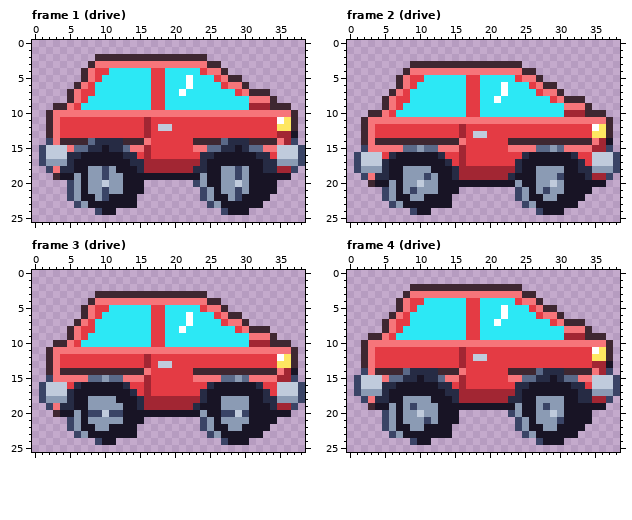
Edited in one commit: pixel-art file (art/ambient/ambient-car-hatchback@62.aseprite). The picture above was drawn from the file before the commit.
39x26 pixels, 4 frames. Shown: frame 1 (drive), frame 2 (drive), frame 3 (drive), frame 4 (drive). The old version is drawn lined up with the new one.
Now the later version:
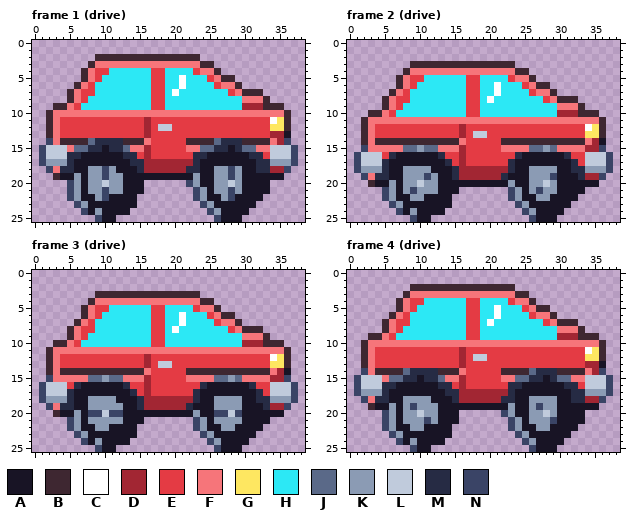
Palette (. is transparent): A #181425  B #3e2731  C #ffffff  D #a22633  E #e43b44  F #f6757a  G #fee761  H #2ce8f5  J #5a6988  K #8b9bb4  L #c0cbdc  M #262b44  N #3a4466
The edit:
whole drawing moved by +0,-1 (the old picture is shown already moved)
Frame 1 (drive):
y 2: x 24 B -> .
y 3: x 24 F -> B; x 26 B -> .
y 4: x 23..24 HE -> EF; x 26..27 FB -> B.
y 5: x 21..22 HC -> CH; x 25..27 HEF -> EFB; x 29 B -> .
y 6: x 21..22 HC -> CH; x 26..27 HE -> EF; x 29..30 FB -> B.
y 7: x 20..21 HC -> CH; x 28..30 HEF -> EFB; x 33 B -> .
y 8: x 30 H -> F; x 33..34 FB -> B.
y 9: x 30 H -> D; x 33 D -> B; x 36 B -> .
y 10: x 36..37 FB -> B.
y 11: x 34..37 ECGB -> CGB.
y 12: x 34 E -> G; x 36..37 GB -> B.
y 13: x 34 E -> D; x 36..37 DA -> A.
y 14: x 22 E -> B; x 26..27 BJ -> JM; x 30 M -> B; x 34..37 BFDN -> FDN.
y 15: x 22 E -> F; x 24 F -> J; x 26 J -> M; x 28..30 MAM -> AMJ; x 32 J -> F; x 34 F -> L; x 37..38 LN -> N.
y 16: x 23 E -> M; x 25 M -> A; x 31 A -> M; x 33..34 ME -> EL; x 37..38 LN -> N.
y 17: x 23..24 DM -> MA; x 32 A -> M; x 34 M -> K; x 37..38 KN -> N.
y 18: x 22 D -> M; x 24 M -> A; x 26 A -> K; x 28..30 KNK -> NKA; x 32 A -> M; x 34 M -> D; x 36..37 DN -> N.
y 19: x 23..24 AK -> KA; x 26 A -> K; x 28..30 KNK -> NKA; x 36 A -> .
y 20: x 22..24 .NK -> NKA; x 26 A -> K; x 28..30 KLK -> LKA; x 34 A -> .
y 21: x 23..26 .NKA -> NKAK; x 28..30 KNK -> NKA; x 34 A -> .
y 22: x 23..25 .NK -> NKA; x 27..29 AKN -> KNA; x 33 A -> .
y 23: x 24..26 .NK -> NKA; x 32 A -> .
y 24: x 7..9 ..N -> NAK; x 12..13 .. -> AA; x 25..27 ..N -> NKA
y 25: x 9..11 ... -> NAA; x 26..29 .... -> NAAA
Frame 2 (drive):
y 3: x 24 B -> .
y 4: x 24 F -> B; x 26 B -> .
y 5: x 23..24 HE -> EF; x 26..27 FB -> B.
y 6: x 21..22 HC -> CH; x 25..27 HEF -> EFB; x 29 B -> .
y 7: x 21..22 HC -> CH; x 26..27 HE -> EF; x 29..30 FB -> B.
y 8: x 20..21 HC -> CH; x 28..30 HEF -> EFB; x 33 B -> .
y 9: x 30 H -> F; x 33..34 FB -> B.
y 10: x 30 H -> D; x 33 D -> B; x 36 B -> .
y 11: x 36..37 FB -> B.
y 12: x 34..37 ECGB -> CGB.
y 13: x 34 E -> G; x 36..37 GB -> B.
y 14: x 22 E -> B; x 34..37 BFDA -> FDA.
y 15: x 22 E -> F; x 26 F -> J; x 28..30 JKJ -> KJF; x 34 F -> D; x 36..37 DN -> N.
y 16: x 24..25 EM -> MA; x 31..32 AM -> ME; x 34 E -> L; x 37..38 LN -> N.
y 17: x 23..24 EM -> MA; x 32..34 AME -> MEL; x 37..38 LN -> N.
y 18: x 23..24 DM -> MA; x 26 A -> K; x 30 K -> A; x 32 A -> M; x 34 M -> K; x 37..38 KN -> N.
y 19: x 22..23 DM -> MA; x 26 A -> K; x 29..30 KN -> NA; x 33..34 AM -> MD; x 36..37 DN -> N.
y 20: x 23..24 AK -> KA; x 26 A -> K; x 28..30 KLK -> LKA; x 36 A -> .
y 21: x 23..28 .NKAKN -> NKAKNK; x 30 K -> A; x 34 A -> .
y 22: x 23..25 .NK -> NKA; x 27 A -> K; x 29 K -> A; x 33 A -> .
y 23: x 24..26 .NK -> NKA; x 32 A -> .
y 24: x 7..9 ..N -> NAK; x 12..13 .. -> AA; x 25..27 ..N -> NKA
y 25: x 9..11 ... -> NAA; x 26..29 .... -> NAAA
Frame 3 (drive):
y 3: x 24 B -> .
y 4: x 24 F -> B; x 26 B -> .
y 5: x 23..24 HE -> EF; x 26..27 FB -> B.
y 6: x 21..22 HC -> CH; x 25..27 HEF -> EFB; x 29 B -> .
y 7: x 21..22 HC -> CH; x 26..27 HE -> EF; x 29..30 FB -> B.
y 8: x 20..21 HC -> CH; x 28..30 HEF -> EFB; x 33 B -> .
y 9: x 30 H -> F; x 33..34 FB -> B.
y 10: x 30 H -> D; x 33 D -> B; x 36 B -> .
y 11: x 36..37 FB -> B.
y 12: x 34..37 ECGB -> CGB.
y 13: x 34 E -> G; x 36..37 GB -> B.
y 14: x 22 E -> B; x 34..37 BFDA -> FDA.
y 15: x 22 E -> F; x 26 F -> J; x 28..30 JKJ -> KJF; x 34 F -> D; x 36..37 DN -> N.
y 16: x 24..25 EM -> MA; x 31..32 AM -> ME; x 34 E -> L; x 37..38 LN -> N.
y 17: x 23..24 EM -> MA; x 32..34 AME -> MEL; x 37..38 LN -> N.
y 18: x 23..24 DM -> MA; x 26 A -> K; x 30 K -> A; x 32 A -> M; x 34 M -> K; x 37..38 KN -> N.
y 19: x 22..23 DM -> MA; x 26 A -> K; x 30 K -> A; x 33..34 AM -> MD; x 36..37 DN -> N.
y 20: x 23..24 AK -> KA; x 26 A -> N; x 28..30 NLN -> LNA; x 36 A -> .
y 21: x 23..26 .NKA -> NKAK; x 30 K -> A; x 34 A -> .
y 22: x 23..25 .NK -> NKA; x 27 A -> K; x 29 K -> A; x 33 A -> .
y 23: x 24..26 .NK -> NKA; x 32 A -> .
y 24: x 7..9 ..N -> NAK; x 12..13 .. -> AA; x 25..27 ..N -> NKA
y 25: x 9..11 ... -> NAA; x 26..29 .... -> NAAA
Frame 4 (drive):
y 2: x 24 B -> .
y 3: x 24 F -> B; x 26 B -> .
y 4: x 23..24 HE -> EF; x 26..27 FB -> B.
y 5: x 21..22 HC -> CH; x 25..27 HEF -> EFB; x 29 B -> .
y 6: x 21..22 HC -> CH; x 26..27 HE -> EF; x 29..30 FB -> B.
y 7: x 20..21 HC -> CH; x 28..30 HEF -> EFB; x 33 B -> .
y 8: x 30 H -> F; x 33..34 FB -> B.
y 9: x 30 H -> D; x 33 D -> B; x 36 B -> .
y 10: x 36..37 FB -> B.
y 11: x 34..37 ECGB -> CGB.
y 12: x 34 E -> G; x 36..37 GB -> B.
y 13: x 34 E -> D; x 36..37 DA -> A.
y 14: x 22 E -> B; x 26..27 BJ -> JM; x 30 M -> B; x 34..37 BFDN -> FDN.
y 15: x 22 E -> F; x 24 F -> J; x 26 J -> M; x 28..30 MAM -> AMJ; x 32 J -> F; x 34 F -> L; x 37..38 LN -> N.
y 16: x 23 E -> M; x 25 M -> A; x 31 A -> M; x 33..34 ME -> EL; x 37..38 LN -> N.
y 17: x 23..24 DM -> MA; x 32 A -> M; x 34 M -> K; x 37..38 KN -> N.
y 18: x 22 D -> M; x 24 M -> A; x 26 A -> K; x 30 K -> A; x 32 A -> M; x 34 M -> D; x 36..37 DN -> N.
y 19: x 23..24 AK -> KA; x 26..28 AKN -> KNK; x 30 K -> A; x 36 A -> .
y 20: x 22..24 .NK -> NKA; x 26 A -> K; x 28..30 KLK -> LKA; x 34 A -> .
y 21: x 23..26 .NKA -> NKAK; x 29..30 KN -> NA; x 34 A -> .
y 22: x 23..25 .NK -> NKA; x 27 A -> K; x 29 K -> A; x 33 A -> .
y 23: x 24..26 .NK -> NKA; x 32 A -> .
y 24: x 7..9 ..N -> NAK; x 12..13 .. -> AA; x 25..27 ..N -> NKA
y 25: x 9..11 ... -> NAA; x 26..29 .... -> NAAA
Pixel boxes of the changes (left, top, right, bottom) in both pictures:
changed: (172, 54, 305, 222)
changed: (81, 208, 130, 222)
changed: (487, 61, 620, 222)
changed: (396, 208, 445, 222)
changed: (172, 291, 305, 452)
changed: (81, 438, 130, 452)
changed: (487, 284, 620, 452)
changed: (396, 438, 445, 452)
